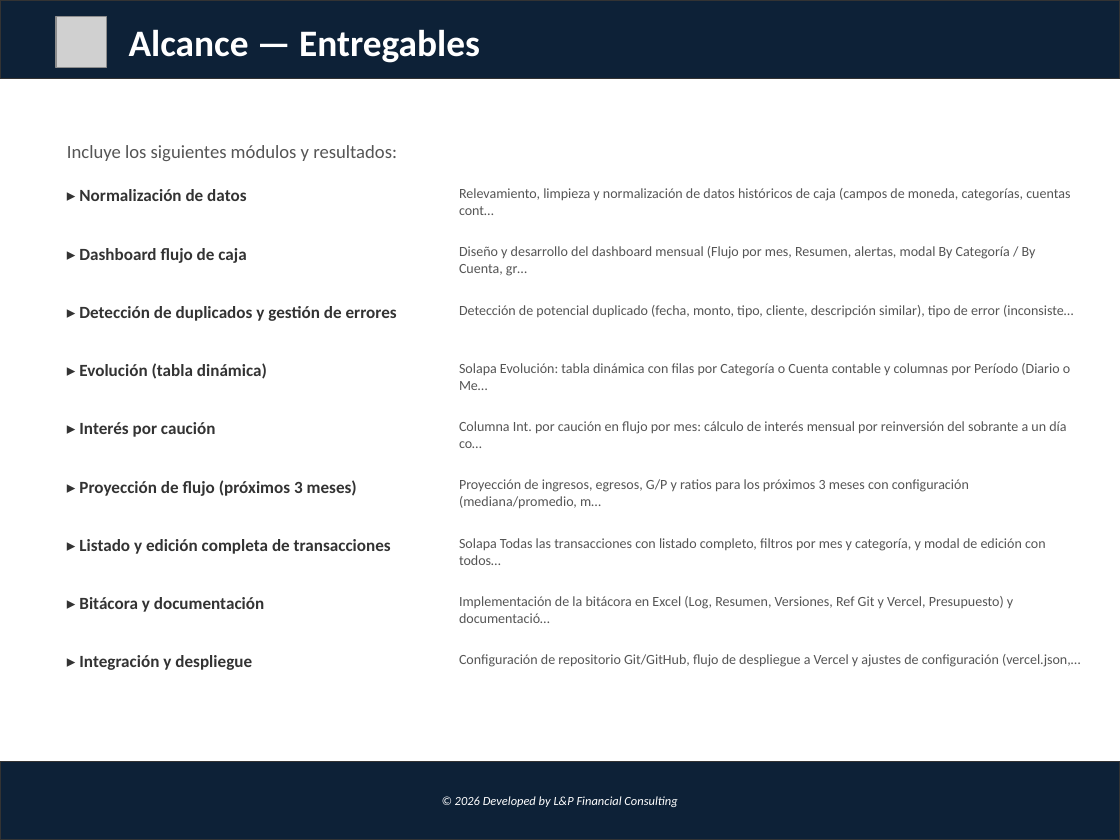
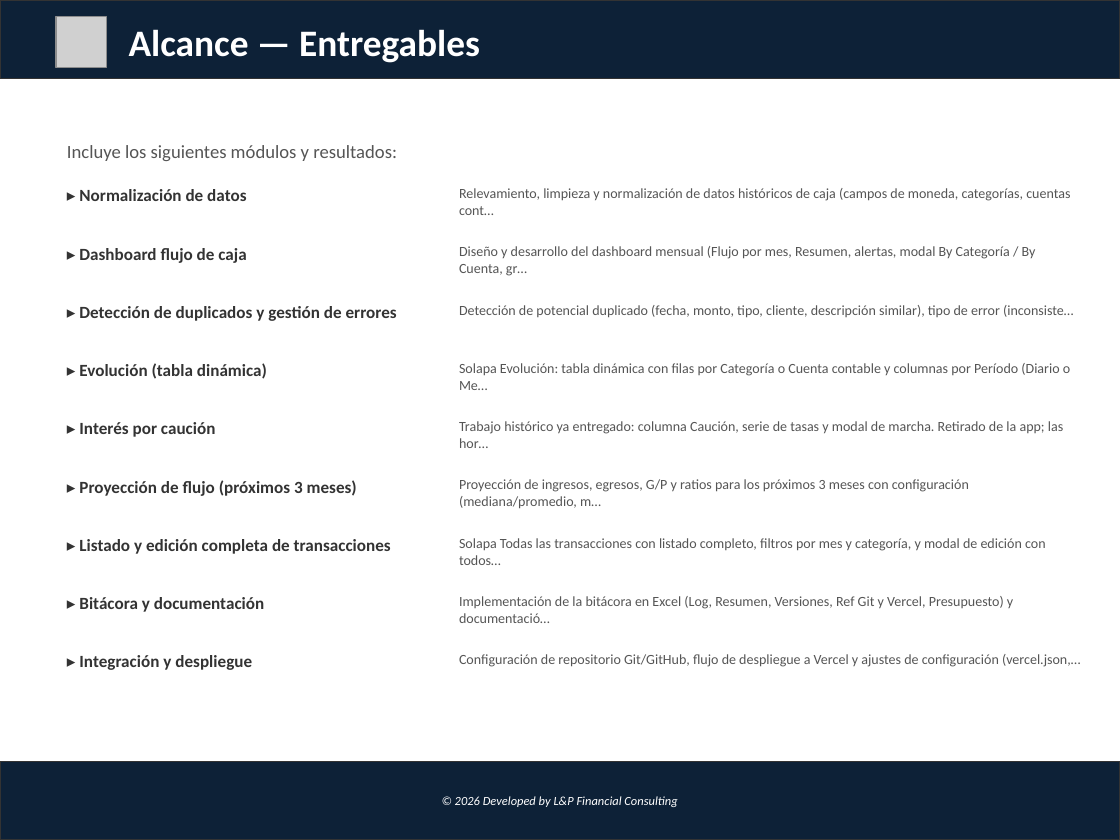
Before and after one commit to lucasbustosmartin-coder/fornitalia, a slide deck: slide 3 of Propuesta_Dashboard_Flujo_Caja.pptx. Drawn at 1120x840 pixels with LibreOffice and Linux fonts; fonts in the diff are those of the drawing; grey boxes stand for pictures. Boxes give left, top, right and bottom in pixels: in the first picture for what was removed or moved away, otherwise in the second. Text is boxed around its words. In the diff, an @@ line names an element or a change of style, - is before the commit and + after.

```diff
--- a/Propuesta_Dashboard_Flujo_Caja.pptx
+++ b/Propuesta_Dashboard_Flujo_Caja.pptx
@@ text at <box>459,421,1063,448</box>: text changed @@
-Columna Int. por caución en flujo por mes: cálculo de interés mensual por reinversión del sobrante a un día co…
+Trabajo histórico ya entregado: columna Caución, serie de tasas y modal de marcha. Retirado de la app; las hor…
```
Also in this commit, not shown: 3 other slides changed, 18 other files.
